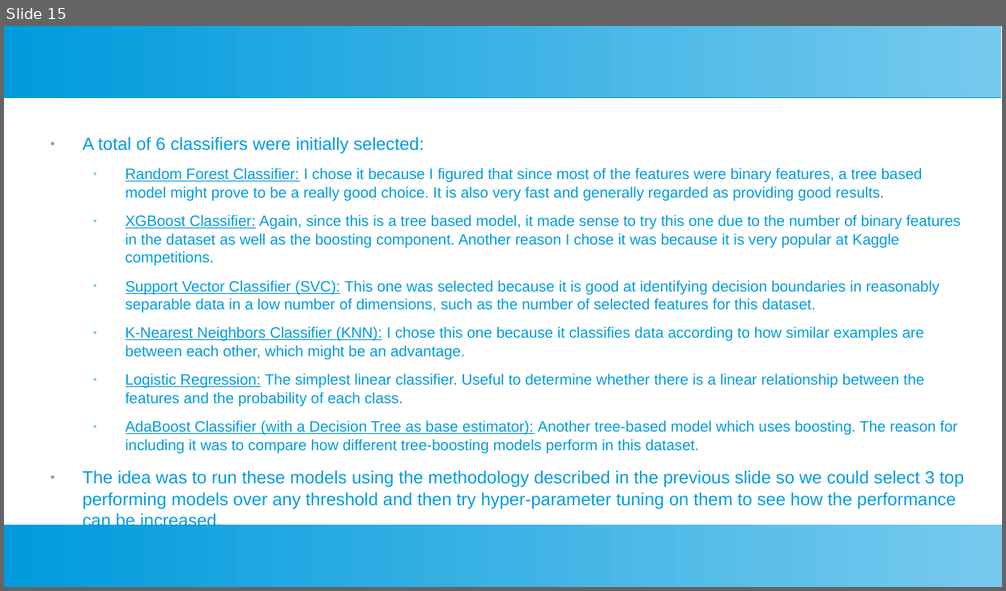
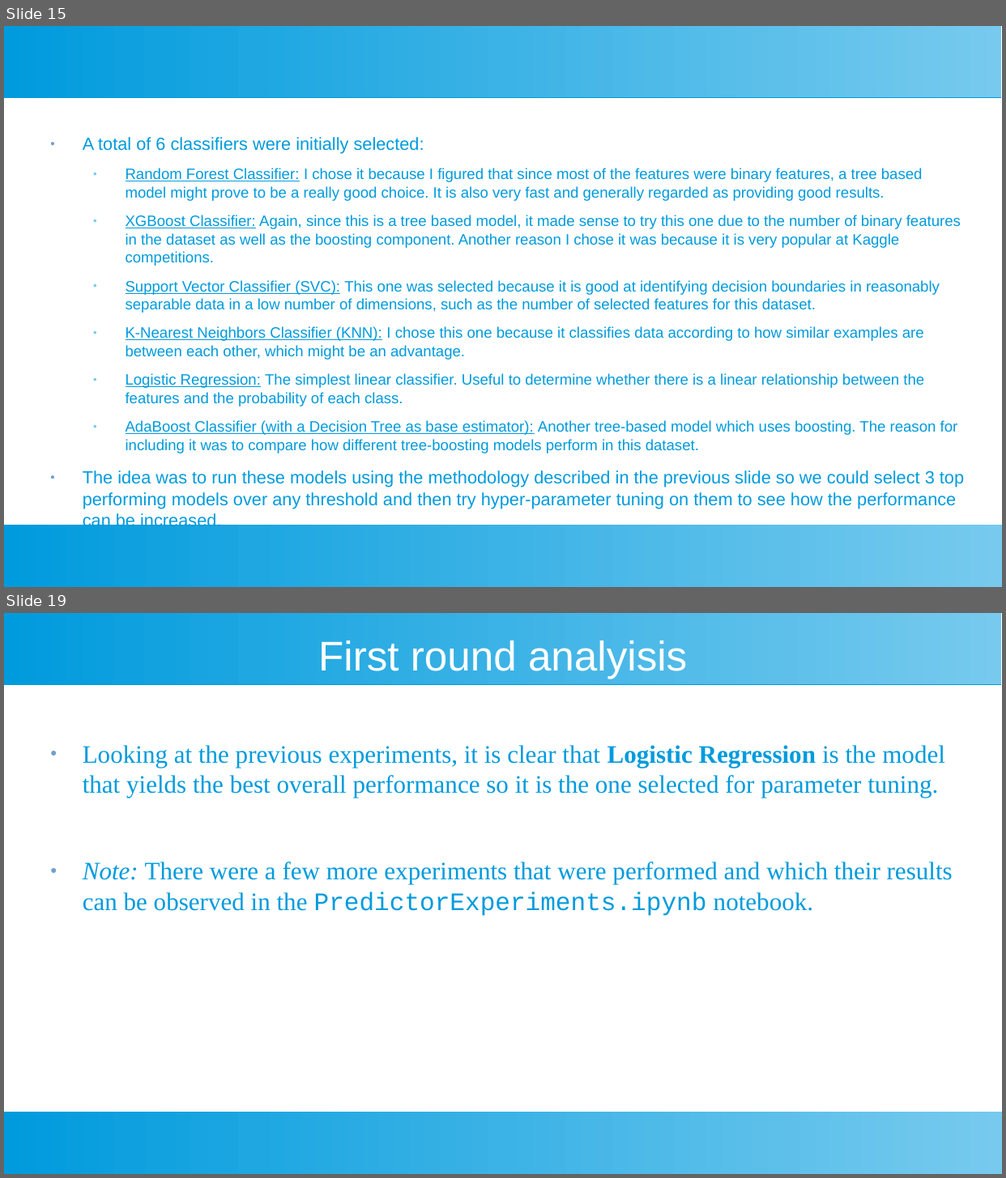
Before and after one commit to Sir-Slade/covid_prediction_project, a slide deck: Covid_Predictor_Report.odp. Shown one above the other, each under a label of ours: slide 15 before the commit, slides 15 and 19 after it; the slides between them are not shown. The pictures are 1006x591 and 1006x1178 pixels, drawn with LibreOffice and Linux fonts; fonts in the diff are those of the drawing. Boxes give left, top, right and bottom in pixels: in the first picture for what was removed or moved away, otherwise in the second. Text is boxed around its words. In the diff, an @@ line names an element or a change of style, - is before the commit and + after.

Commit message:
Finished the report presentation with all the results

```diff
--- a/Covid_Predictor_Report.odp
+++ b/Covid_Predictor_Report.odp
@@ slide 19 added at (4, 613, 1002, 1174), background #FFFFFF; not listed: 2 template elements that a slide beside it also shows @@
@@ title added at (318, 641, 687, 679), 33 pt, text #FFFFFF @@
+First round analyisis
@@ text added at (83, 745, 953, 916), 20 pt, text #009BDD @@
+● Looking at the previous experiments, it is clear that Logistic Regression is the model that yields the best overall performance so it is the one selected for parameter tuning.
+● Note: There were a few more experiments that were performed and which their results can be observed in the PredictorExperiments.ipynb notebook.
```
Also in this commit, not shown: 1 slide changed, 7 other slides added, 2 slides removed.
